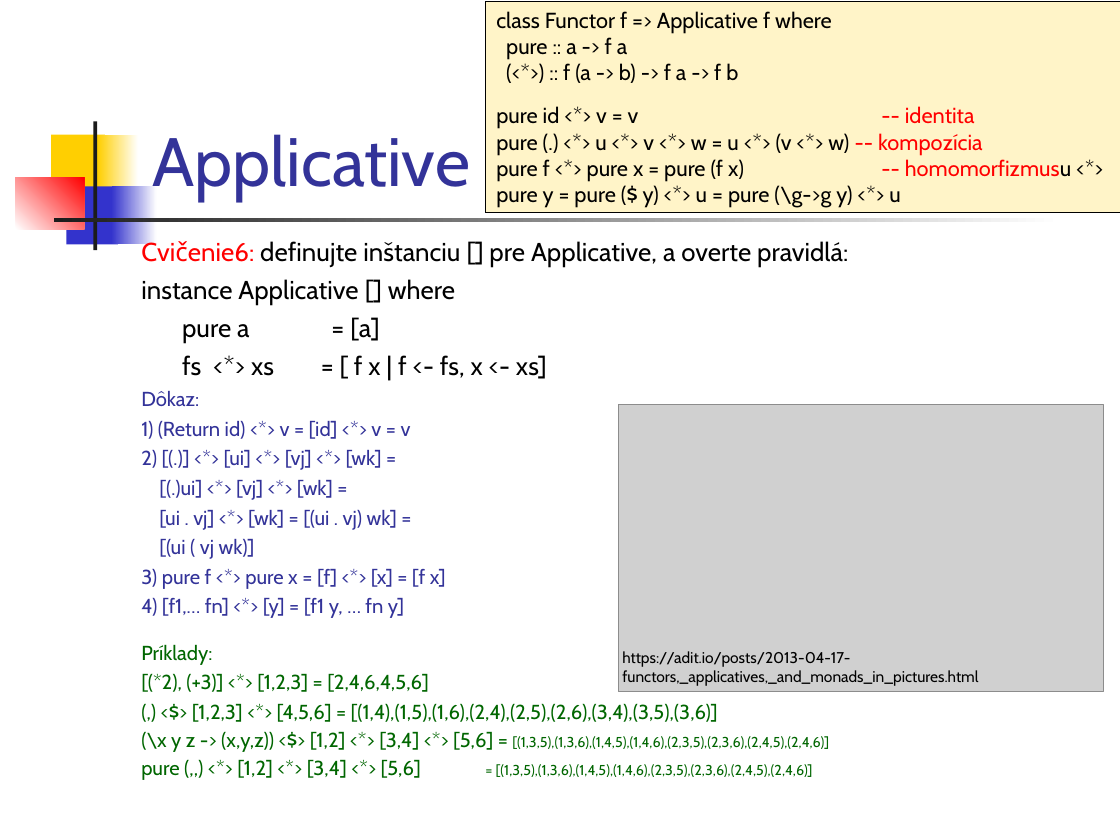
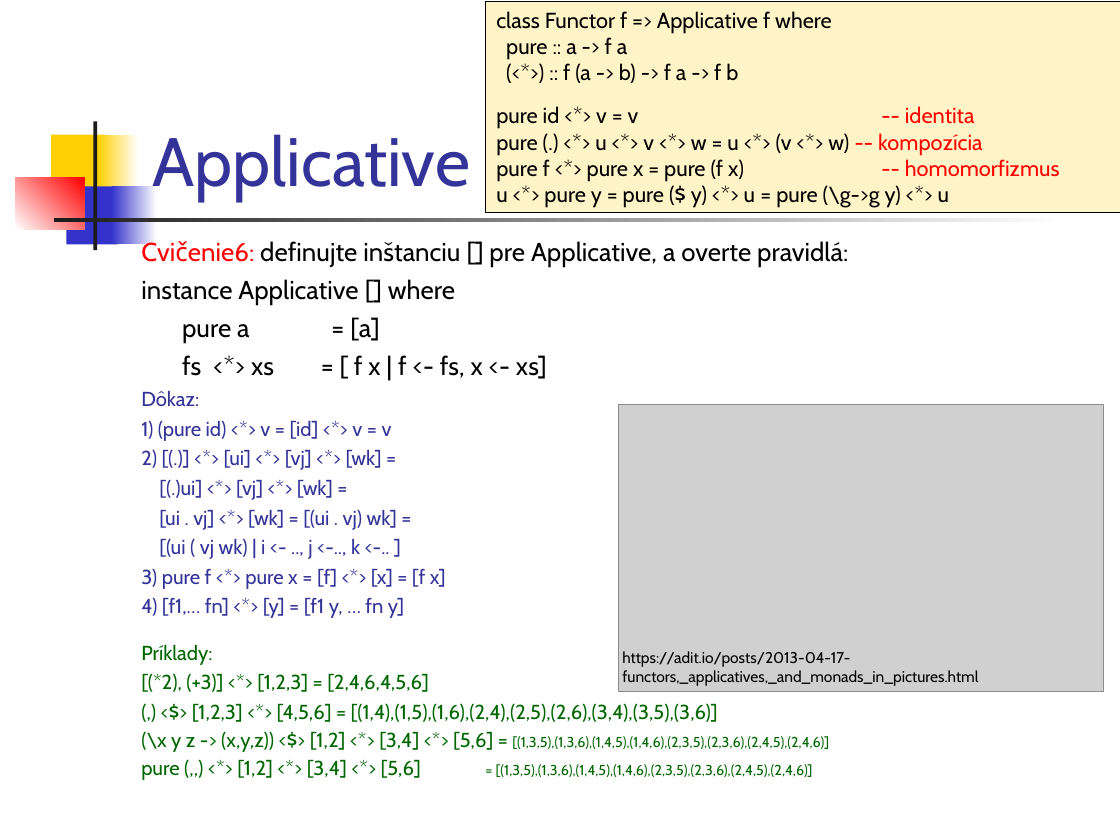
Before and after one commit to Funkcionalne/Prednasky, a slide deck: slide 20 of 11/11_fpro.ppt. Drawn at 1120x840 pixels with LibreOffice and Linux fonts; fonts in the diff are those of the drawing; grey boxes stand for pictures. Boxes give left, top, right and bottom in pixels: in the first picture for what was removed or moved away, otherwise in the second. Text is boxed around its words. In the diff, an @@ line names an element or a change of style, - is before the commit and + after.

```diff
--- a/11/11_fpro.ppt
+++ b/11/11_fpro.ppt
@@ text in rectangle at (496, 159, 1060, 207): text changed @@
-pure f <*> pure x = pure (f x) -- homomorfizmusu <*> pure y = pure ($ y) <*> u = pure (\g->g y) <*> u
+pure f <*> pure x = pure (f x) -- homomorfizmus
+u <*> pure y = pure ($ y) <*> u = pure (\g->g y) <*> u
@@ text at (141, 421, 392, 441): text changed @@
-1) (Return id) <*> v = [id] <*> v = v
+1) (pure id) <*> v = [id] <*> v = v
@@ text at (159, 537, 360, 560): text changed @@
-[(ui ( vj wk)]
+[(ui ( vj wk) | i <- .., j <-.., k <-.. ]
```
Also in this commit, not shown: 5 other slides changed, 8 other files.
